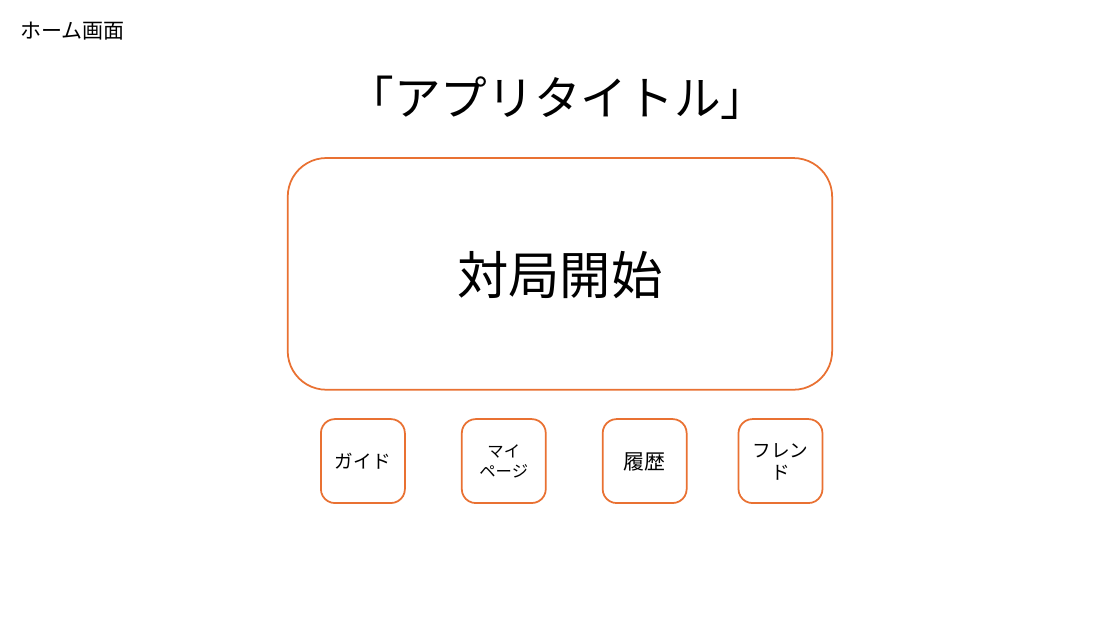
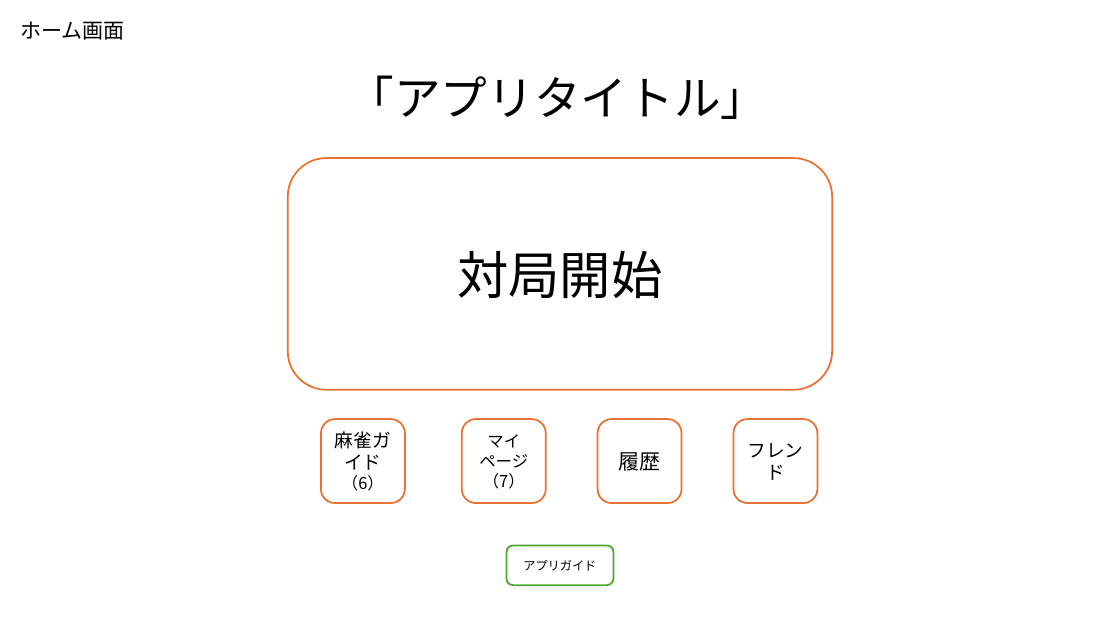
Before and after one commit to plusdojo2024/B5, a slide deck: slide 4 of doc/02_外部設計/外部設計_麻雀アプリ.pptx (slide 3 before the commit). Drawn at 1120x630 pixels with LibreOffice and Linux fonts; fonts in the diff are those of the drawing. Boxes give left, top, right and bottom in pixels: in the first picture for what was removed or moved away, otherwise in the second. Text is boxed around its words. In the diff, an @@ line names an element or a change of style, - is before the commit and + after.

```diff
--- a/doc/02_外部設計/外部設計_麻雀アプリ.pptx
+++ b/doc/02_外部設計/外部設計_麻雀アプリ.pptx
@@ rounded rectangle "履歴": place and size @@
-rounded rectangle "履歴" at [603,419,687,503]
+rounded rectangle "履歴" at [597,419,681,503]
@@ rounded rectangle "フレンド": place and size @@
-rounded rectangle "フレンド" at [739,419,823,503]
+rounded rectangle "フレンド" at [734,419,818,503]
@@ text in rounded rectangle at [335,431,391,491]: text changed @@
-ガイド
+麻雀ガイド（6）
@@ text in rounded rectangle at [483,473,525,489]: paragraph added @@
+（7）
@@ rounded rectangle added at [507,545,613,585], fill #FFFFFF, outline #4EA72E 1.5 pt, 10.5 pt, text #000000 @@
+アプリガイド
```
Also in this commit, not shown: 2 other slides changed, 17 slides added.
